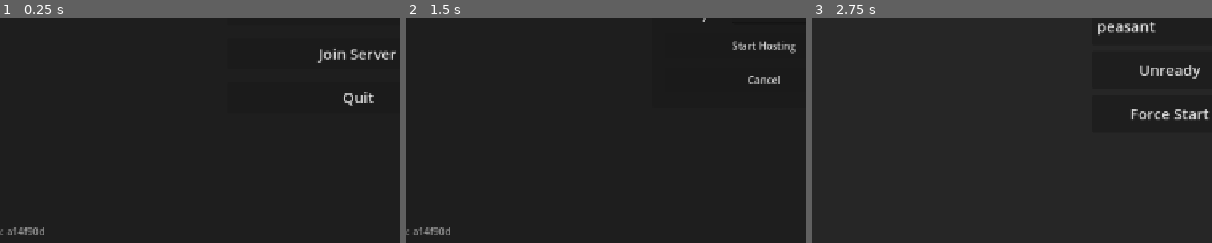
Above: before the commit, frames 1-3 (left to right).
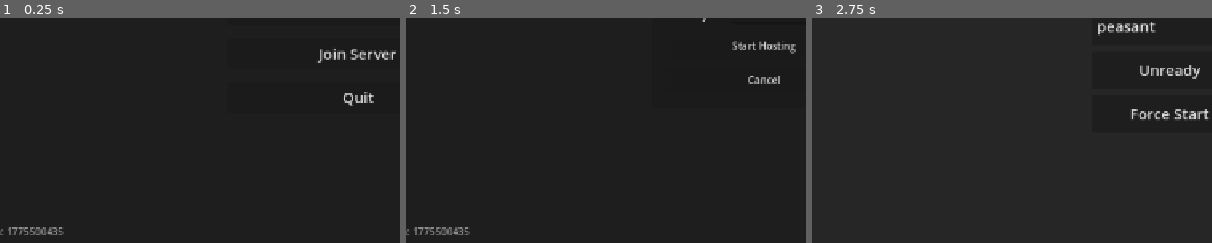
Above: after the commit, the same moments.

Repository: zakanater19/godot-roguetown
Game: Godot game, scene res://scenes/main_menu.tscn
Two runs of this game, one before a commit and one after it. Both use one fixed random seed, a clock stepped at 60 frames per second and the inputs below.
Inputs (mouse positions are % of the whole screen's width and height, from its top left):
- Up to frame 1 (0.25 s): no input
- Up to frame 2 (1.5 s): tap Enter at 0.5 s; move the mouse to (72, 45) at 0.52 s; hold D 0.53-1.25 s; hold Shift 0.53-1.25 s; click (72, 45) at 0.67 s; tap Space at 0.77 s; click "Host Server" at 1.25 s
- Up to frame 3 (2.75 s): click "Start Hosting" at 2 s
The pictures show only the part of the screen within x 5-55%, y 50-100%; the shares and areas given below are measured in that part.

The runs differ from the first frame. In frame 1, 0.3% of the frame differs, in the area x 2-16%, y 92-97%; in frame 2, 0.3%; in frame 3, nothing differs.

Commit message:
vertical sprite fix + new death logic

Diff:
--- a/scripts/core/world.gd
+++ b/scripts/core/world.gd
@@ -60,8 +60,8 @@
 func _server_check_action_cooldown(player: Node, is_attack: bool = false) -> bool:
 	return utils.server_check_action_cooldown(player, is_attack)
 
-func get_entities_at_tile(tile: Vector2i, z_level: int, exclude_peer: int = 0) -> Array:
-	return utils.get_entities_at_tile(tile, z_level, exclude_peer)
+func get_entities_at_tile(tile: Vector2i, z_level: int, exclude_peer: int = 0, include_dead: bool = false) -> Array:
+	return utils.get_entities_at_tile(tile, z_level, exclude_peer, include_dead)
 
 func _find_player_by_peer(peer_id: int) -> Node:
 	return utils.find_player_by_peer(peer_id)
--- a/scripts/net/game_version.gd
+++ b/scripts/net/game_version.gd
@@ -5,7 +5,7 @@
 ## that a PCK patch alone cannot fix (i.e. any .gd change, new node types, etc.).
 ## Clients with a different APP_VERSION are told to download the new executable
 ## rather than being patched — preventing crashes from script/binary mismatches.
-const APP_VERSION: String = "a14f90d"
+const APP_VERSION: String = "1775500435"
 
 ## Directories whose .tres files are included in both the version hash AND the
 ## server PCK.  Keep this list in sync with _stage_res_dir_recursive's allowed[].
--- a/scripts/player/playerbackend.gd
+++ b/scripts/player/playerbackend.gd
@@ -58,7 +58,7 @@
 	var desc: String = "[color=#" + title_col + "][b]" + name_str + "[/b][/color]"
 
 	if player.dead:
-		desc += " (dead)"
+		desc += " (dead)\nthey are stiff and dead."
 	elif player.sleep_state != player.SleepState.AWAKE:
 		desc += " (sleeping)"
 
@@ -133,7 +133,7 @@
 			show_inspect_text(desc + hand_label, "")
 			return
 
-	for obj in World.get_entities_at_tile(target_tile, player.z_level):
+	for obj in World.get_entities_at_tile(target_tile, player.z_level, 0, true):
 		var d: float = (world_pos - player.global_position).length()
 		if d < best_dist:
 			best_dist = d
--- a/scripts/player/playercombat.gd
+++ b/scripts/player/playercombat.gd
@@ -100,17 +100,26 @@
 
 	player.dead = true
 
+	# Show death message to local player if nearby
+	var local_player = World.get_local_player()
+	if local_player != null and local_player.z_level == player.z_level:
+		var diff = local_player.tile_pos - player.tile_pos
+		if diff.x * diff.x + diff.y * diff.y <= 144:
+			if player.get_tree().root.has_node("Sidebar"):
+				player.get_tree().root.get_node("Sidebar").add_message("[color=purple]" + player.character_name + " Seizes up and goes limp.[/color]")
+
 func die_visuals() -> void:
 	var sprite: Sprite2D = player.get_node_or_null("Sprite2D")
 	if sprite != null:
 		sprite.rotation_degrees = 90.0
 
-	for slot in ["HelmetSprite", "FaceSprite", "ChestSprite", "TrousersSprite", "BootsSprite", "ClothingSprite", "WaistSprite", "GlovesSprite"]:
+	for slot in["HelmetSprite", "FaceSprite", "ChestSprite", "TrousersSprite", "BootsSprite", "ClothingSprite", "WaistSprite", "GlovesSprite"]:
 		var s: Sprite2D = player.get_node_or_null(slot)
 		if s != null:
 			s.rotation_degrees = 90.0
 			if slot == "HelmetSprite" or slot == "FaceSprite":
-				s.position = Vector2(0, -10)
+				# Offset (0, -10) rotated 90 degrees becomes (-(-10), 0) = (10, 0)
+				s.position = Vector2(10, 0)
 
 	if player._dead_container != null:
 		player._dead_container.visible = true
--- a/scripts/player/playervisuals.gd
+++ b/scripts/player/playervisuals.gd
@@ -53,7 +53,12 @@
 				var _mob_tex = _idata.mob_texture_path if (_idata and _idata.mob_texture_path != "") else ""
 				sprite.texture = load(_mob_tex) if _mob_tex != "" else load("res://objects/objects.png")
 				var w_transform = player.backend.get_hand_transform(item_name, facing_name, "waist")
-				sprite.position = w_transform.offset
+
+				var w_pos = w_transform.offset
+				if target_rot == 90.0:
+					w_pos = Vector2(-w_pos.y, w_pos.x) # Rotate offset 90 deg
+
+				sprite.position = w_pos
 				if player.facing == 1: sprite.z_index = -1
 				else: sprite.z_index = 4
 				var flip_h = w_transform.flip_h
@@ -76,12 +81,16 @@
 		if _idata2 != null and _idata2.mob_texture_path != "":
 			sprite.texture = load(_idata2.mob_texture_path)
 			var cd = player.backend.get_clothing_transform(item_name, facing_name)
-			if slot[1] == "head" and target_rot == 90.0: sprite.position = Vector2(0, -10)
-			else: sprite.position = cd.offset
-			sprite.scale            = Vector2(2.0 * cd.scale, 2.0 * cd.scale)
-			sprite.region_rect      = Rect2(player.facing * 32, 0, 32, 32)
-			sprite.rotation_degrees = target_rot
-			sprite.visible          = true
+
+			var pos = cd.offset
+			if target_rot == 90.0:
+				pos = Vector2(-pos.y, pos.x) # Rotate offset 90 deg
+
+			sprite.position           = pos
+			sprite.scale              = Vector2(2.0 * cd.scale, 2.0 * cd.scale)
+			sprite.region_rect        = Rect2(player.facing * 32, 0, 32, 32)
+			sprite.rotation_degrees   = target_rot
+			sprite.visible            = true
 		else: sprite.visible = false
 
 	# ── Face slot / Hood sprite ───────────────────────────────────────────────
@@ -97,12 +106,16 @@
 			if hood_up and hood_data and hood_data.mob_texture_path != "":
 				face_sprite.texture = load(hood_data.mob_texture_path)
 				var cd = player.backend.get_clothing_transform("Hood", facing_name)
-				if target_rot == 90.0: face_sprite.position = Vector2(0, -10)
-				else: face_sprite.position = cd.offset
-				face_sprite.scale            = Vector2(2.0 * cd.scale, 2.0 * cd.scale)
-				face_sprite.region_rect      = Rect2(player.facing * 32, 0, 32, 32)
-				face_sprite.rotation_degrees = target_rot
-				face_sprite.visible          = true
+
+				var pos = cd.offset
+				if target_rot == 90.0:
+					pos = Vector2(-pos.y, pos.x) # Rotate offset 90 deg
+
+				face_sprite.position           = pos
+				face_sprite.scale              = Vector2(2.0 * cd.scale, 2.0 * cd.scale)
+				face_sprite.region_rect        = Rect2(player.facing * 32, 0, 32, 32)
+				face_sprite.rotation_degrees   = target_rot
+				face_sprite.visible            = true
 			else:
 				face_sprite.visible = false
 		else:
--- a/scripts/world/world_utils.gd
+++ b/scripts/world/world_utils.gd
@@ -24,7 +24,7 @@
 	world.server_action_cooldowns[peer_id] = current_time + int(delay * 1000)
 	return true
 
-func get_entities_at_tile(tile: Vector2i, z_level: int, exclude_peer: int = 0) -> Array:
+func get_entities_at_tile(tile: Vector2i, z_level: int, exclude_peer: int = 0, include_dead: bool = false) -> Array:
 	var result :=[]
 	for npc in world.get_tree().get_nodes_in_group("npc"):
 		if npc.z_level != z_level: continue
@@ -37,7 +37,7 @@
 	for p in world.get_tree().get_nodes_in_group("player"):
 		if p.z_level != z_level: continue
 		if p.get_multiplayer_authority() == exclude_peer: continue
-		if p.get("dead"): continue
+		if p.get("dead") and not include_dead: continue
 		if p.tile_pos == tile:
 			result.append(p)
 			continue
